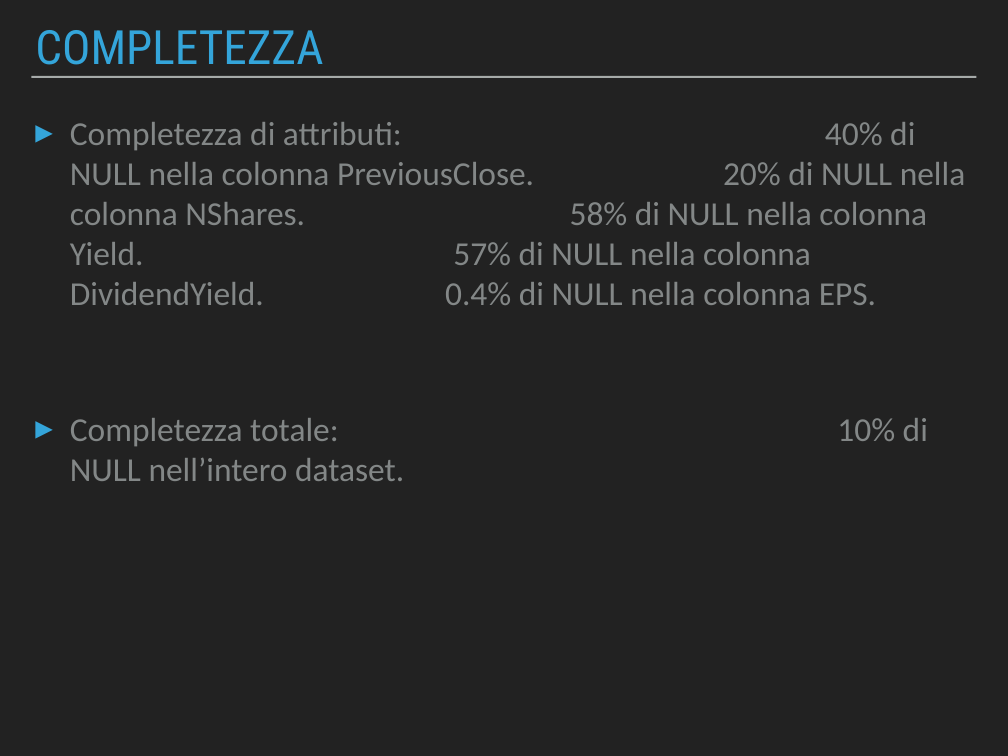
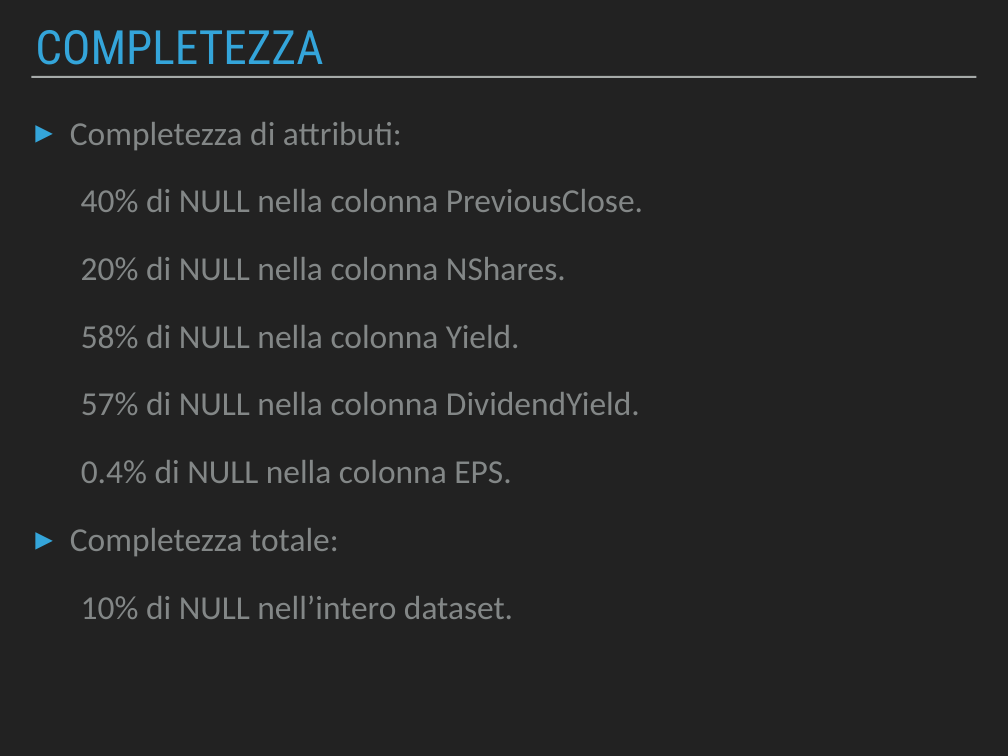
Before and after one commit to Beltra97/Unimib_ArchitettureDati, a slide deck: slide 7 of PresentazionePowerPoint.pptx (slide 5 before the commit). Drawn at 1008x756 pixels with LibreOffice and Linux fonts; fonts in the diff are those of the drawing. Boxes give left, top, right and bottom in pixels: in the first picture for what was removed or moved away, otherwise in the second. Text is boxed around its words. In the diff, an @@ line names an element or a change of style, - is before the commit and + after.

```diff
--- a/PresentazionePowerPoint.pptx
+++ b/PresentazionePowerPoint.pptx
@@ text at (70, 122, 643, 619): text changed @@
-▸ Completezza di attributi: 40% di NULL nella colonna PreviousClose. 20% di NULL nella colonna NShares. 58% di NULL nella colonna Yield. 57% di NULL nella colonna DividendYield. 0.4% di NULL nella colonna EPS.
-▸ Completezza totale: 10% di NULL nell’intero dataset.
+▸ Completezza di attributi:
+40% di NULL nella colonna PreviousClose.
+20% di NULL nella colonna NShares.
+58% di NULL nella colonna Yield.
+57% di NULL nella colonna DividendYield.
+0.4% di NULL nella colonna EPS.
+▸ Completezza totale:
+10% di NULL nell’intero dataset.
```
Also in this commit, not shown: 5 other slides changed, 7 slides added, 1 slide removed, 1 other file.
